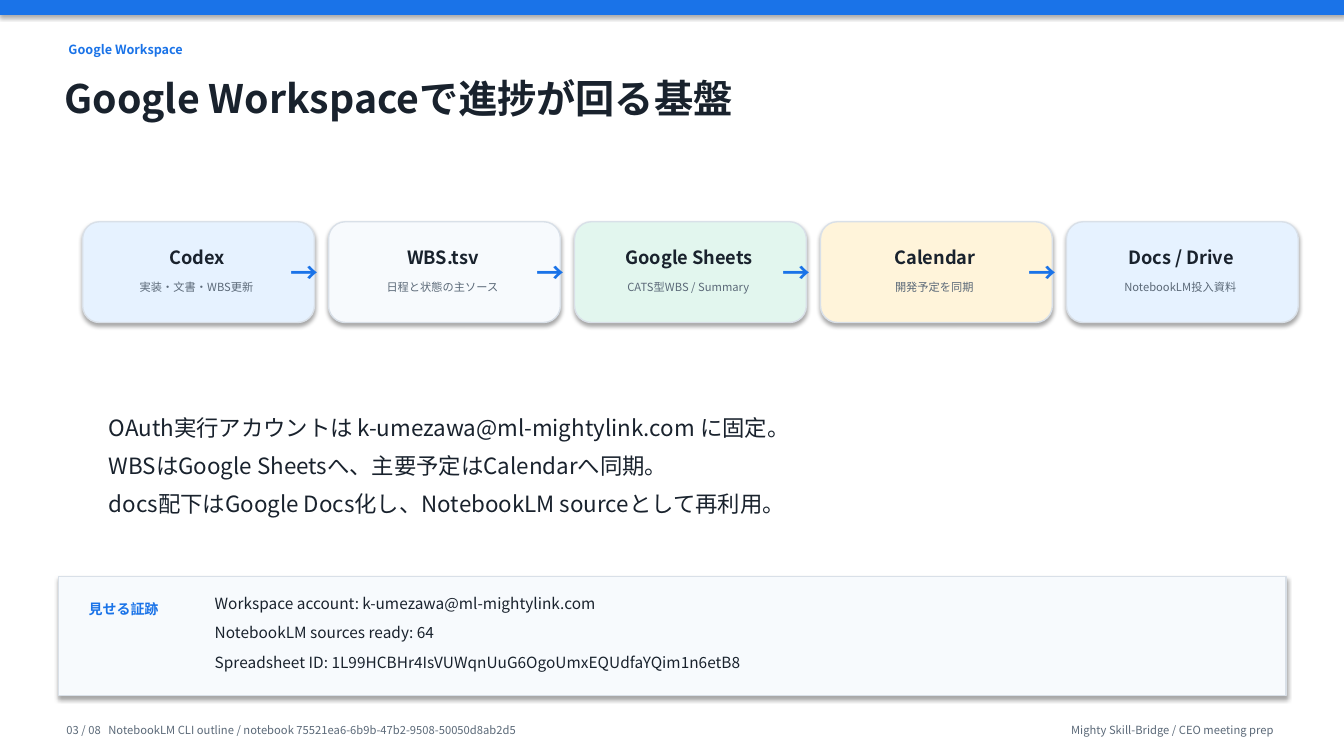
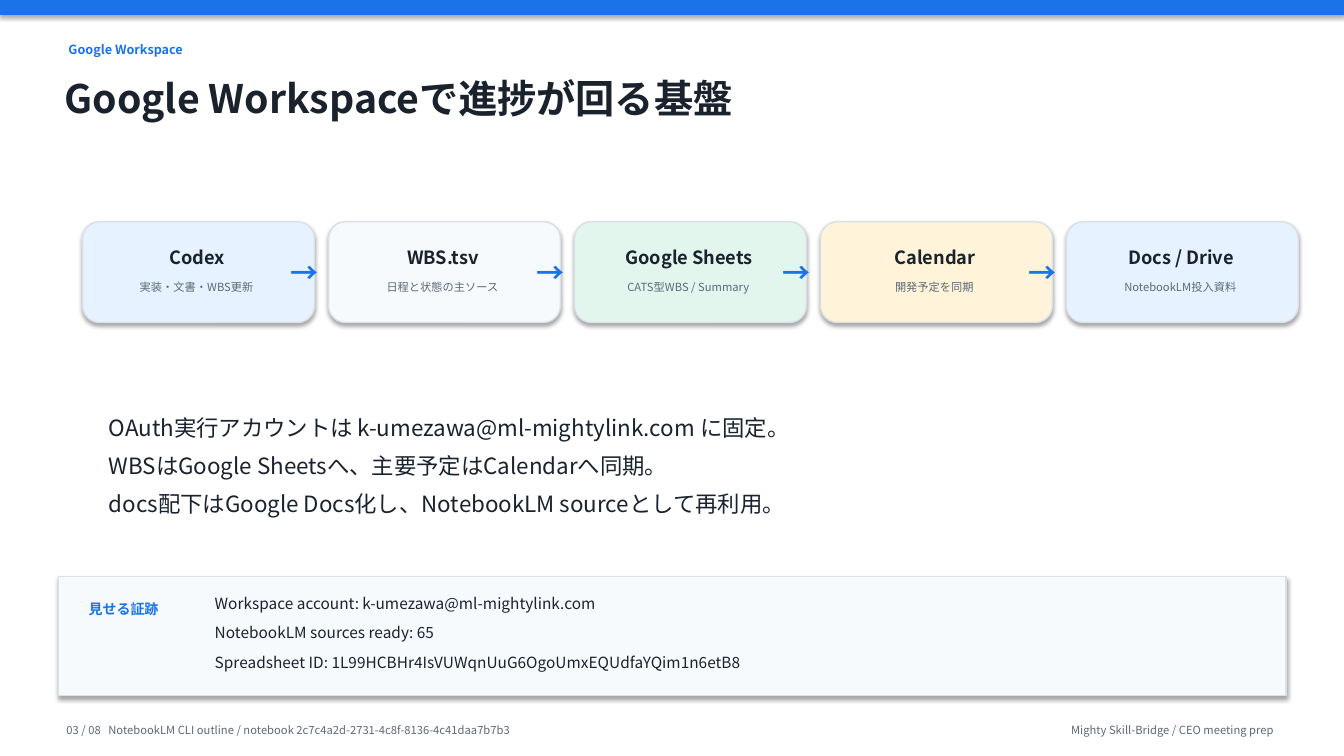
Before and after one commit to kanta13jp1/mighty-link-ai-connect, a slide deck: slide 3 of exports/knowledge_flow/mighty_skill_bridge_ceo_presentation_2026-06-02.pptx. Drawn at 1344x756 pixels with LibreOffice and Linux fonts; fonts in the diff are those of the drawing. Boxes give left, top, right and bottom in pixels: in the first picture for what was removed or moved away, otherwise in the second. Text is boxed around its words. In the diff, an @@ line names an element or a change of style, - is before the commit and + after.

```diff
--- a/exports/knowledge_flow/mighty_skill_bridge_ceo_presentation_2026-06-02.pptx
+++ b/exports/knowledge_flow/mighty_skill_bridge_ceo_presentation_2026-06-02.pptx
@@ text at [215, 625, 434, 642]: text changed @@
-NotebookLM sources ready: 64
+NotebookLM sources ready: 65
@@ text at [66, 725, 509, 734]: text changed @@
-03 / 08 NotebookLM CLI outline / notebook 75521ea6-6b9b-47b2-9508-50050d8ab2d5
+03 / 08 NotebookLM CLI outline / notebook 2c7c4a2d-2731-4c8f-8136-4c41daa7b7b3
```
Also in this commit, not shown: 7 other slides changed, 28 other files.
